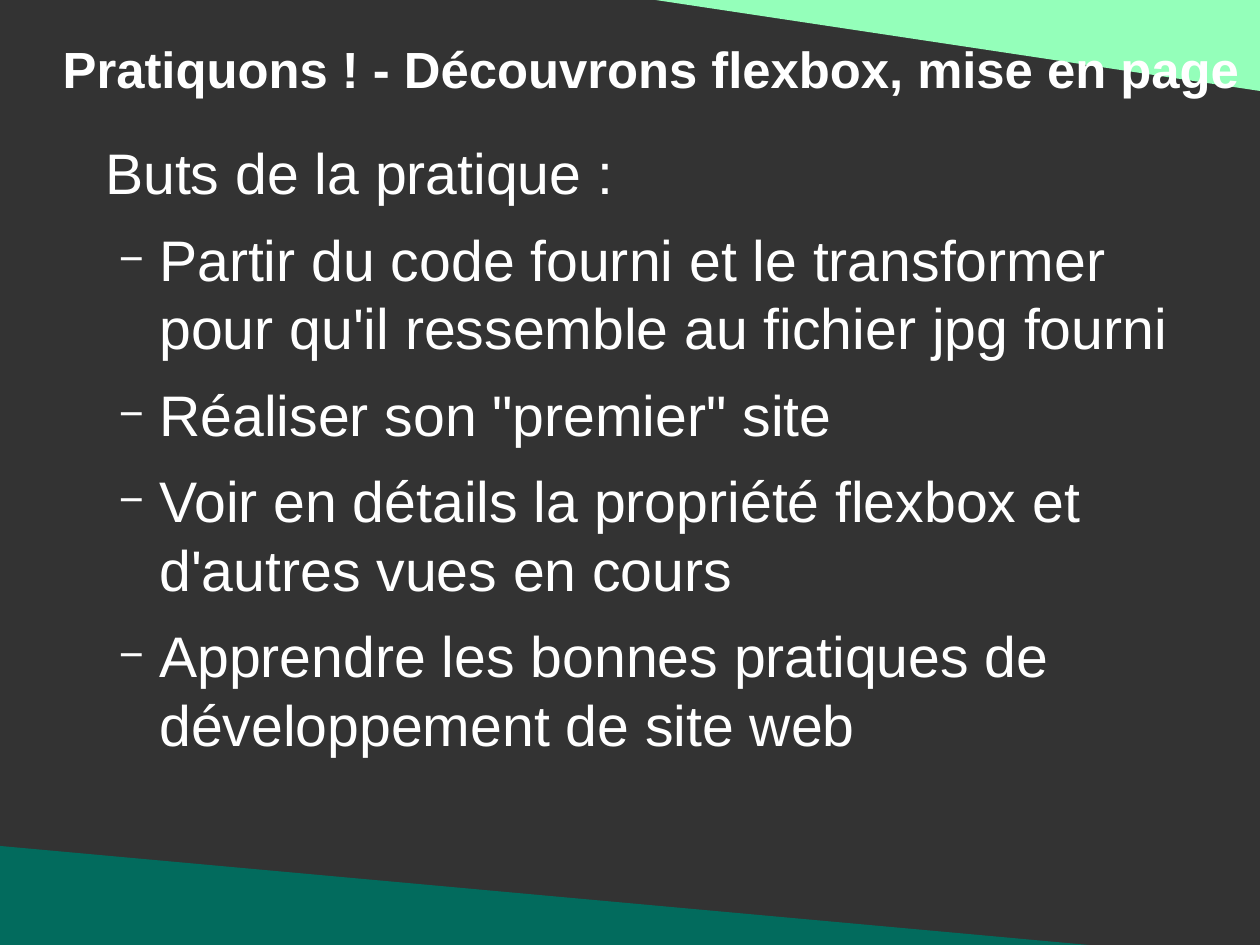
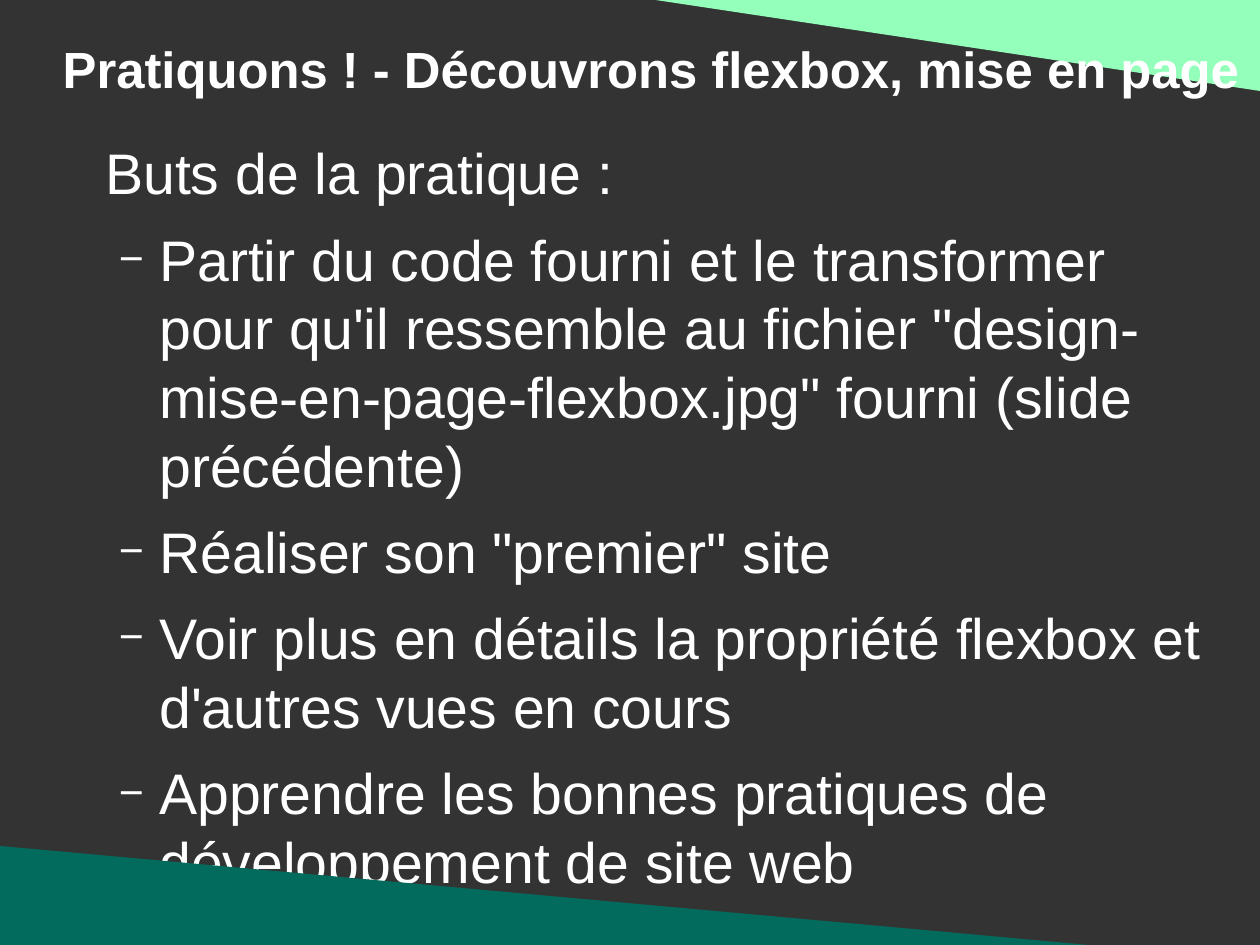
Before and after one commit to DanYellow/presentations, a slide deck: slide 103 of mmi/html/travaux-pratiques/numero-2/presentation.odp. Drawn at 1260x945 pixels with LibreOffice and Linux fonts; fonts in the diff are those of the drawing. Boxes give left, top, right and bottom in pixels: in the first picture for what was removed or moved away, otherwise in the second. Text is boxed around its words. In the diff, an @@ line names an element or a change of style, - is before the commit and + after.

Commit message:
Update TP#2 on mise en page code

```diff
--- a/mmi/html/travaux-pratiques/numero-2/presentation.odp
+++ b/mmi/html/travaux-pratiques/numero-2/presentation.odp
@@ text at (159,239,1140,497): text changed @@
-  − Partir du code fourni et le transformer pour qu'il ressemble au fichier jpg fourni
+  − Partir du code fourni et le transformer pour qu'il ressemble au fichier "design-mise-en-page-flexbox.jpg" fourni (slide précédente)
@@ text at (159,617,1201,729): text changed @@
-  − Voir en détails la propriété flexbox et d'autres vues en cours
+  − Voir plus en détails la propriété flexbox et d'autres vues en cours
```
Also in this commit, not shown: 3 other slides changed, 1 slide added, 2 other files.
